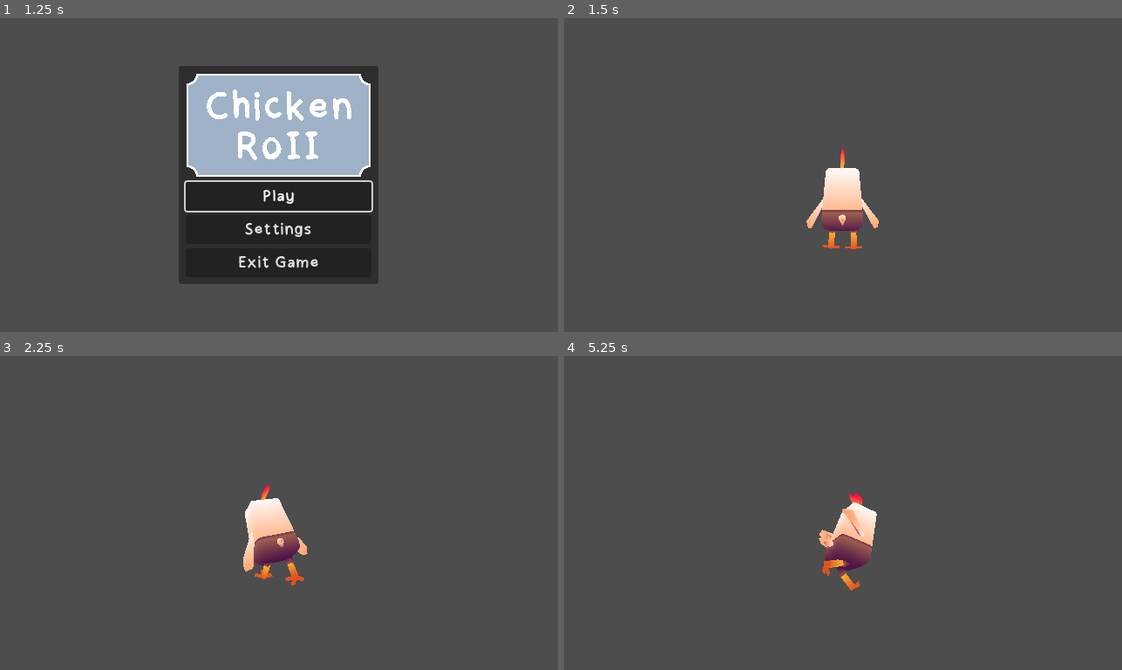
Above: before the commit, frames 1-4 (two rows, left to right).
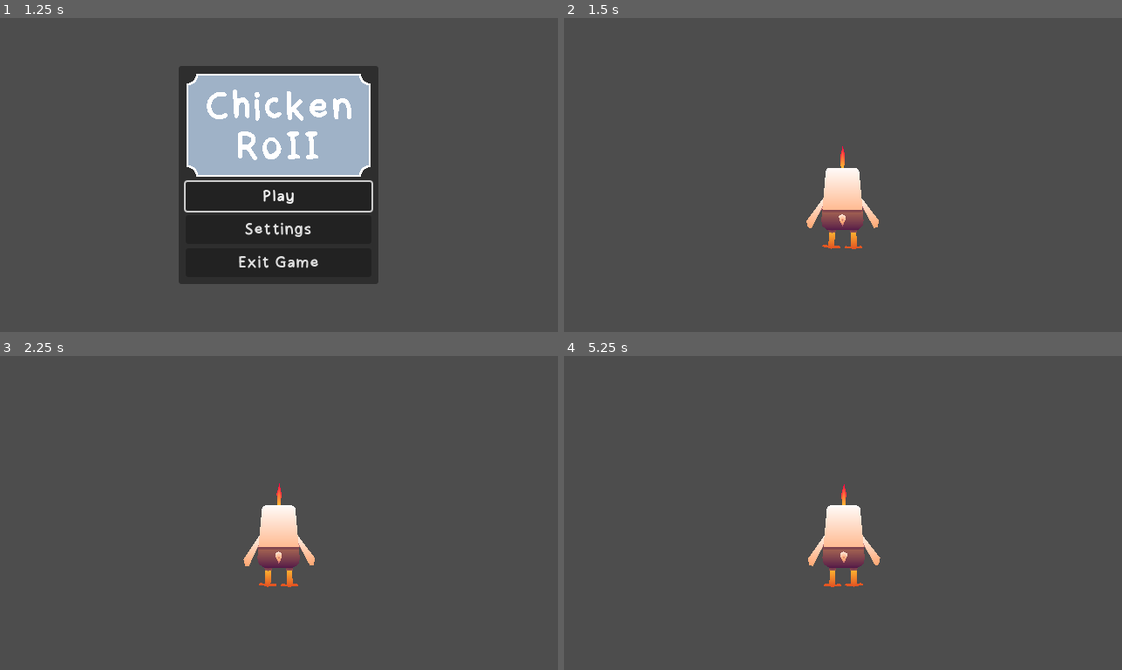
Above: after the commit, the same moments.

Repository: Cucumber-Maki/UoP-2025
Game: Godot game, scene res://scenes/splashScreen/splashScreen.tscn
Two runs of this game, one before a commit and one after it. Both use one fixed random seed, a clock stepped at 60 frames per second and the inputs below.
Inputs (mouse positions are in pixels of both pictures, inside the frame that each line leads up to):
- Up to frame 1 (1.25 s): tap Enter at 0.5 s; move the mouse to (401, 159) at 0.52 s; hold D (player_move_right) from 0.53 s (still down); tap Space (player_move_jump) at 0.77 s
- Up to frame 2 (1.5 s): release D (player_move_right) at 1.25 s; click "Play" at 1.25 s
- Up to frame 3 (2.25 s): move the mouse to (251, 513) at 2.02 s; hold W (player_move_forward) from 2.03 s (still down)
- Up to frame 4 (5.25 s): keep holding W (player_move_forward); tap Space (player_move_jump) at 2.27, 3.77, 4.52 s; move the mouse to (854, 506) at 2.77 s; move the mouse to (837, 519) at 3.52 s; move the mouse to (887, 516) at 4.27 s; move the mouse to (798, 509) at 5.02 s

Frame 1 is identical in both runs. In frame 2, less than 0.1% of the frame differs, in the area x 43-57%, y 41-74%; in frame 3, 2.1%, in the area x 43-57%, y 40-74%; in frame 4, 1.8%.
Error after the commit: Parse Error: Identifier "m_ability_rollAvailable" not declared in the current scope. (res://assets/entities/player/player.gd:53)

Commit message:
fix: Allow player movemetn input <= length 1.
Was 0 or normalized to 1 before. Not so fun.

Diff:
--- a/assets/entities/entityBase/entityBase.gd
+++ b/assets/entities/entityBase/entityBase.gd
@@ -64,14 +64,18 @@
 ################################################################################
 
 func getTargetMovement(delta) -> Vector2:
-	var input = getMovementInput().normalized();
-	if (input.length_squared() <= 0): return Vector2.ZERO;
+	var input : Vector2 = getMovementInput();
+	if (input.length_squared() > 1.0):
+		input = input.normalized();
+
+	if (input.length_squared() <= 0):
+		return Vector2.ZERO;
 	#
 	var targetAngle : float = input.angle();
 	#
 	m_currentMovementAngle = rotate_toward(m_currentMovementAngle, targetAngle, TAU * getStateVariable("TurnSpeed") * delta);
-	var movementVector : Vector2 = Vector2.from_angle(m_currentMovementAngle)
-	var movementMultiplier : float = max(m_movementTurnVelocityMinimum, remap(input.dot(movementVector), 0.0, 1.0, m_movementTurnVelocityMinimum, 1.0));
+	var movementVector : Vector2 = Vector2.from_angle(m_currentMovementAngle) * input.length();
+	var movementMultiplier : float = max(m_movementTurnVelocityMinimum, remap(input.normalized().dot(movementVector), 0.0, 1.0, m_movementTurnVelocityMinimum, 1.0));
 	#
 	return movementVector * movementMultiplier * getStateVariable("MovementSpeed");
 
@@ -79,7 +83,7 @@
 	var gravityAcceleration : float = 0;
 	#
 	m_timeSinceLastGrounded += delta;
-	if (getJumpInput() && m_timeSinceLastGrounded < m_groundJumpCoyoteTime && m_groundJumpsRemaining > 0):
+	if (getJumpInput() && canJump()):
 		m_groundJumpsRemaining -= 1;
 		m_gravityAmount = m_groundJumpImpulse;
 		return m_gravityAmount;
@@ -113,6 +117,9 @@
 func isGrounded() -> bool:
 	return is_on_floor() && (m_gravityAmount * sign(m_gravityAcceleration) > 0.0);
 
+func canJump() -> bool:
+	return m_timeSinceLastGrounded < m_groundJumpCoyoteTime && m_groundJumpsRemaining > 0;
+
 ################################################################################
 
 func setAnimationPlaybackSpeed(speed : float, delta : float) -> void:
--- a/assets/entities/player/player.gd
+++ b/assets/entities/player/player.gd
@@ -39,28 +39,49 @@
 		m_jumpInput = true;
 
 func _physics_process(delta: float) -> void:
+	handleRoll(delta)
 	handleCameraInput(delta);
 	super(delta);
 	handleAnimation(delta);
 
+	m_jumpInput = false;
+
 ################################################################################
 
-func handleAnimation(delta):
+func handleRoll(delta : float) -> void:
+	if (isGrounded()):
+		m_ability_rollAvailable = true;
+		return;
+
+	var input : Vector2 = getMovementInput();
+	if (input.length_squared() <= 0): return;
+	input = input.normalized();
+
+	if (canJump() || !m_ability_rollAvailable || !getJumpInput()): return;
+	m_momentum = input * m_ability_rollImpulse.x;
+	m_gravityAmount = m_ability_rollImpulse.y;
+	setAnimationVariableDirect("parameters/RollTrigger/request", AnimationNodeOneShot.ONE_SHOT_REQUEST_FIRE);
+	m_ability_rollAvailable = false;
+
+################################################################################
+
+func handleAnimation(delta : float):
 	var groundBlend : Vector2 = Vector2.ZERO;
 
-	var input : Vector2 = getMovementInput().normalized();
+	var input : Vector2 = getMovementInput();
 	var flatVelocty : Vector2 = Vector2(velocity.x, velocity.z);
 	if (flatVelocty.length_squared() > 0):
-		var velocityAngle = flatVelocty.normalized().angle();
+		var velocityAngle := flatVelocty.normalized().angle();
 
-		var movementAngle : Vector2 = Vector2.from_angle(m_currentMovementAngle);
-		var turn : float = -input.rotated(PI / 2).dot(flatVelocty.normalized());
+		var turn : float = -input.normalized().rotated(PI / 2).dot(flatVelocty.normalized());
 		turn = sign(turn) * (1 - pow(1 - abs(turn), m_animationTurnExponent));
 
 		groundBlend = Vector2(
 			turn,
-			min(flatVelocty.length() / m_groundMovementSpeed, 1)
-		).normalized();
+			min(flatVelocty.length() / m_groundMovementSpeed, 1.0)
+		);
+		if (groundBlend.length_squared() > 1.0):
+			groundBlend = groundBlend.normalized();
 		$Model.rotation.y = rotate_toward($Model.rotation.y, (PI / 2) - velocityAngle, TAU * m_animationTurnSpeed * delta);
 
 	setAnimationVariable("parameters/Ground/blend_position", groundBlend, m_animationGroundBlendSpeed * delta);
@@ -80,7 +101,7 @@
 			event.relative.y
 		);
 
-func handleCameraInput(delta):
+func handleCameraInput(delta : float):
 	# Analog input.
 	var cameraInput : Vector2 = Vector2(
 		Input.get_axis("player_camera_left", "player_camera_right"),
